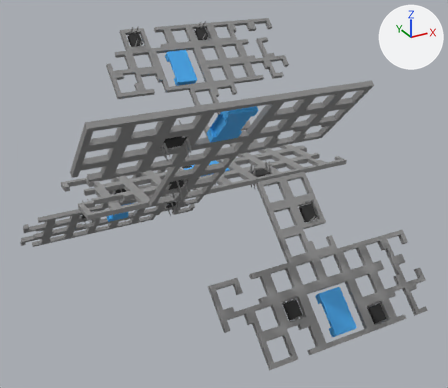
Renders of the glTF model StarbaseAtlasProjectKingdomHQ.glb from each side of a commit.
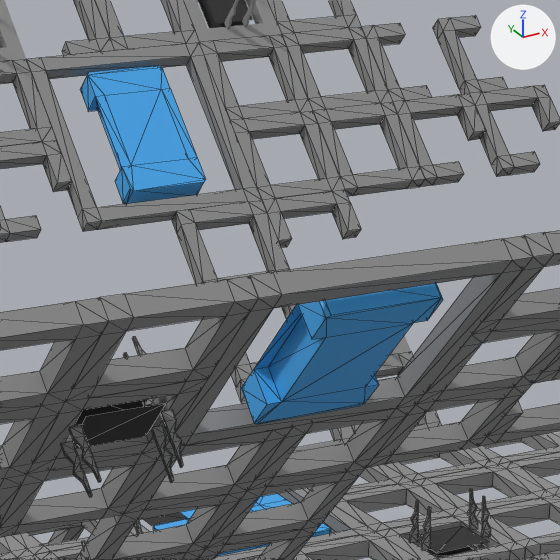
The first picture shows the older version from a 50 mm camera at (-1781.0, -3453.0, 1547.0) aimed at (47.0, -129.0, -115.0). The close-ups show both versions on the part from 32% to 64% of the width and 9% to 46% of the height of that picture. The axes (+X, +Y, +Z) are drawn at upper right. The lights are the same throughout. The close-ups show mesh edges as thin lines. Where no turn or scale is listed for an object, it has been applied to the vertices. Vertices at the same position are counted once.

Script lines for the objects in view, before the commit:
```python
me_cube_009 = bpy.data.meshes.new('Cube.009')
me_cube_009.from_pydata(...)  # 232 vertices, 420 faces; spans x -185.0..0.0, y -185.0..0.0, z -105.0..75.0
# faces by material slot: [416, 4]
me_cube_009.materials.append(mat_gray)  # grey #8f8f8f
me_cube_009.materials.append(mat_black)  # black #2d2d2d
me_cube_035 = bpy.data.meshes.new('Cube.035')
me_cube_035.from_pydata(...)  # 64 vertices, 128 faces; spans x -370.0..0.0, y -370.0..0.0, z -40.0..10.0
# faces by material slot: [64, 64]
me_cube_035.materials.append(mat_gray)  # grey #8f8f8f
me_cube_035.materials.append(mat_blue)  # blue #44abf2
ob_block_ship_hangars_kingdom_001 = bpy.data.objects.new('Block_Ship_Hangars_Kingdom.001', me_cube_035)
ob_block_ship_hangars_kingdom_001.location = (363.0, 918.0, 662.0)
ob_block_ship_hangars_kingdom_001.rotation_euler = (0.0, -2.356, -1.571)  # degrees (0, -135, -90)
ob_block_ship_hangars_kingdom_002 = bpy.data.objects.new('Block_Ship_Hangars_Kingdom.002', me_cube_035)
ob_block_ship_hangars_kingdom_002.location = (-192.0, -857.0, 531.0)
ob_block_ship_hangars_kingdom_002.rotation_euler = (0.0, 2.356, -1.571)  # degrees (0, 135, -90)
ob_quarter_block_towers_020 = bpy.data.objects.new('Quarter_Block_Towers.020', me_cube_009)
ob_quarter_block_towers_020.location = (-7.0, 897.0, 684.0)
ob_quarter_block_towers_020.rotation_euler = (0.0, 0.785, -1.571)  # degrees (0, 45, -90)
# also in view: 'Quarter_Block.074' at (86.0, -220.0, 14.0); 'Quarter_Block.087' at (271.0, -35.0, 14.0); 'Quarter_Block.094' at (271.0, 580.0, 346.0); 'Quarter_Block.096' at (456.0, 842.0, 607.0); 'Quarter_Block.091' at (271.0, 319.0, 84.0)
```
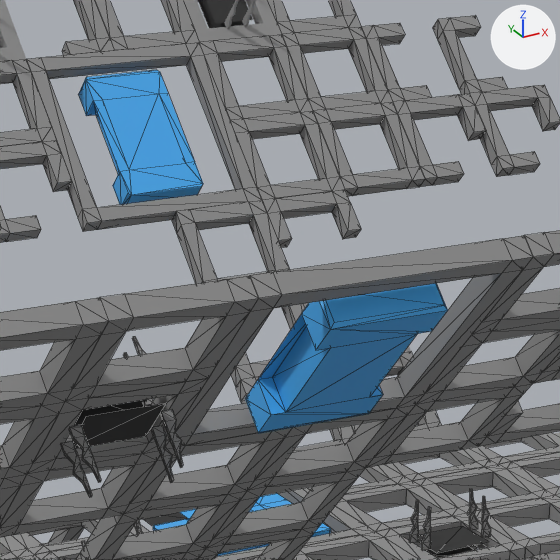
Changed parts and their boxes (x1, y1, x2, y2) in the close-ups (560 x 560 px; the box of a moved part takes in the faces that stretch with it):
```json
{"part": 1, "of": "me_cube_035", "change": "moved or reshaped", "before": [80, 65, 443, 424], "after": [78, 70, 448, 433]}
```

Edits to the scene script, one JSON object a line:
```json
{"block": "me_cube_035", "where": "# used by ob_block_ship_hangars_kingdom_001; location = (363.0, 918.0, 662.0); rotation_euler = (0.0, -2.356, -1.571), in degrees (0, -135, -90)"}
{"op": "remove", "block": "me_cube_035", "code": "me_cube_035.from_pydata(...)  # 64 vertices, 128 faces; spans x -370.0..0.0, y -370.0..0.0, z -40.0..10.0"}
{"op": "add", "block": "me_cube_035", "code": "me_cube_035.from_pydata(...)  # 64 vertices, 128 faces; spans x -370.0..0.0, y -370.0..0.0, z -30.0..25.0"}
{"block": "me_cube_035", "change": "me_cube_035 part 1"}
{"block": "me_cube_035", "change": "20 vertices are removed from x -320.0..-50.0, y -265.0..-105.0, z -40.0..10.0"}
{"block": "me_cube_035", "change": "60 faces are deleted"}
{"block": "me_cube_035", "change": "9 vertices in x -320.0..-105.0, y -265.0..-105.0, z -40.0..10.0 move by (0.0, 0.0, 15.0)"}
{"block": "me_cube_035", "change": "3 vertices move from x -105.0..-50.0, y -265.0..-110.0, z -40.0..10.0 to x -105.0..-55.0, y -265.0..-105.0, z -25.0..25.0"}
{"block": "me_cube_035", "change": "14 vertices are added at x -320.0..-50.0, y -260.0..-105.0, z -25.0..25.0"}
{"block": "me_cube_035", "change": "6 new vertices lie (0.0, 0.0, 50.0) away from vertices in x -315.0..-105.0, y -265.0..-105.0, z -40.0..10.0"}
{"block": "me_cube_035", "change": "60 new faces join them, mat_blue (blue #44abf2)"}
```
